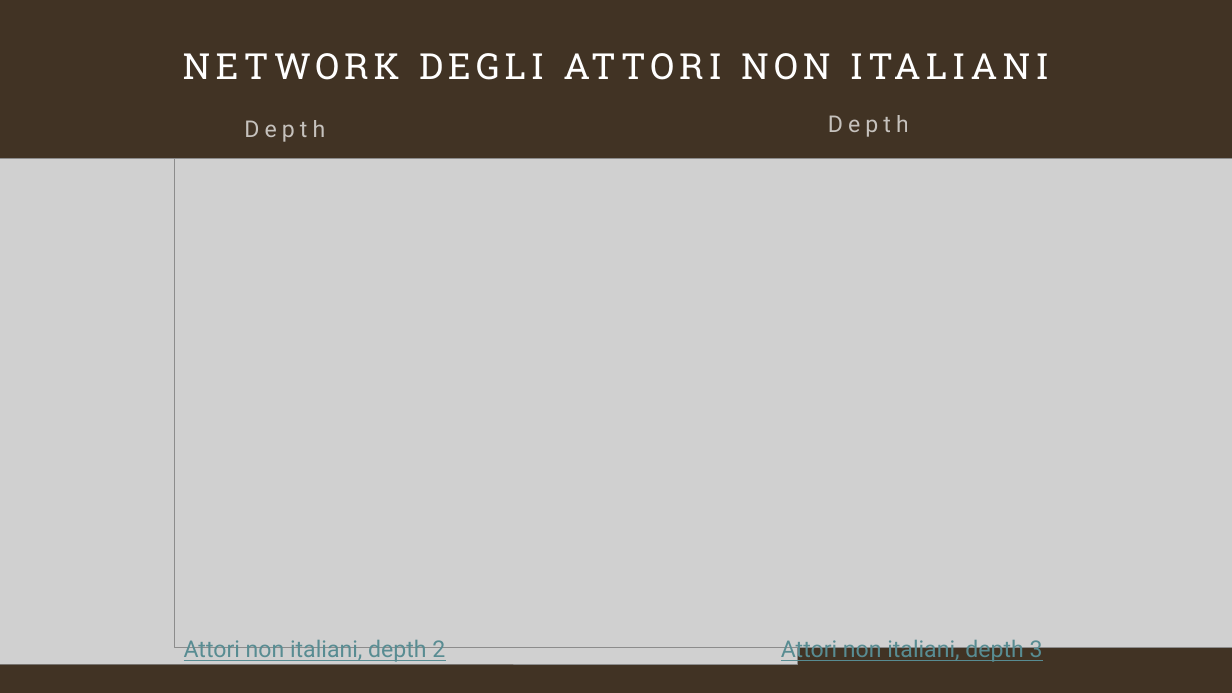
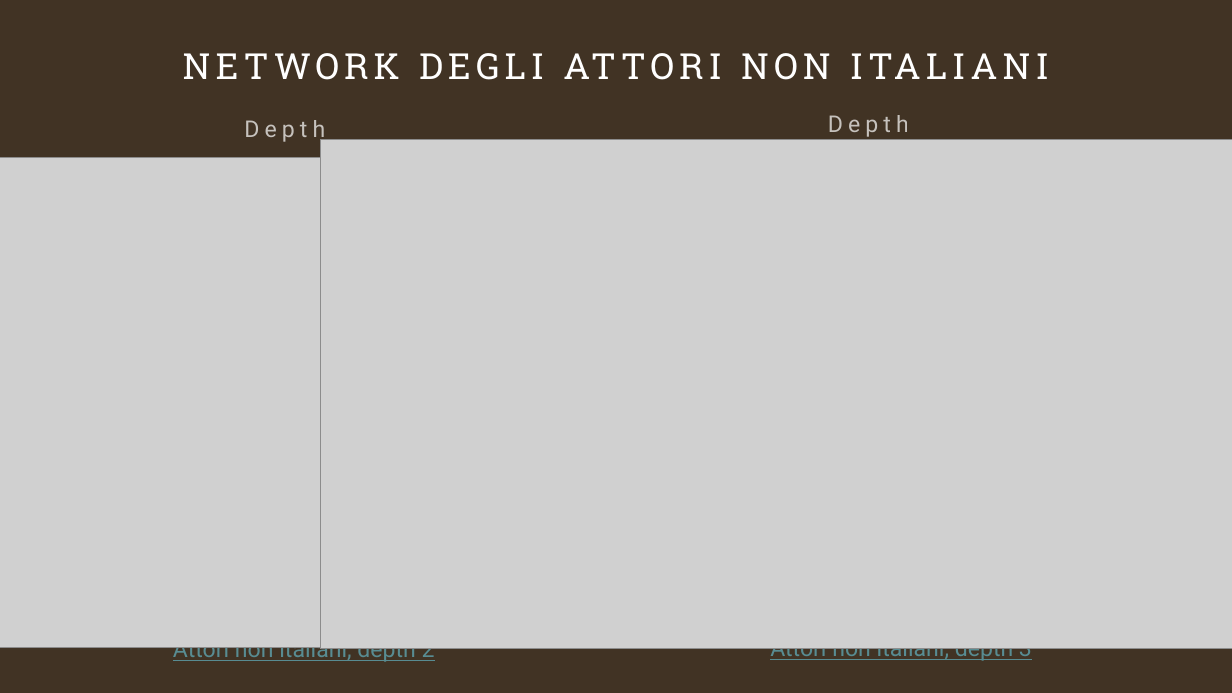
Before and after one commit to GitCass01/italian-cinemas-sciviz, a slide deck: slide 27 of presentazione_davide_carniselli.pptx. Drawn at 1232x693 pixels with LibreOffice and Linux fonts; fonts in the diff are those of the drawing; grey boxes stand for pictures. Boxes give left, top, right and bottom in pixels: in the first picture for what was removed or moved away, otherwise in the second. Text is boxed around its words. In the diff, an @@ line names an element or a change of style, - is before the commit and + after.

Commit message:
new presentation, better networks images

```diff
--- a/presentazione_davide_carniselli.pptx
+++ b/presentazione_davide_carniselli.pptx
@@ picture: place and size @@
-picture at box(175, 159, 1232, 649)
+picture at box(321, 140, 1232, 650)
@@ picture: place and size @@
-picture at box(0, 159, 798, 665)
+picture at box(0, 157, 836, 648)
@@ text "Attori non italiani, depth 3": place and size @@
-text "Attori non italiani, depth 3" at box(781, 637, 1043, 663)
+text "Attori non italiani, depth 3" at box(770, 636, 1032, 662)
@@ text "Attori non italiani, depth 2" rewrapped from box(184, 640, 445, 662) to box(173, 637, 435, 663) @@
```
Also in this commit, not shown: 1 other slide changed, 5 other files.
